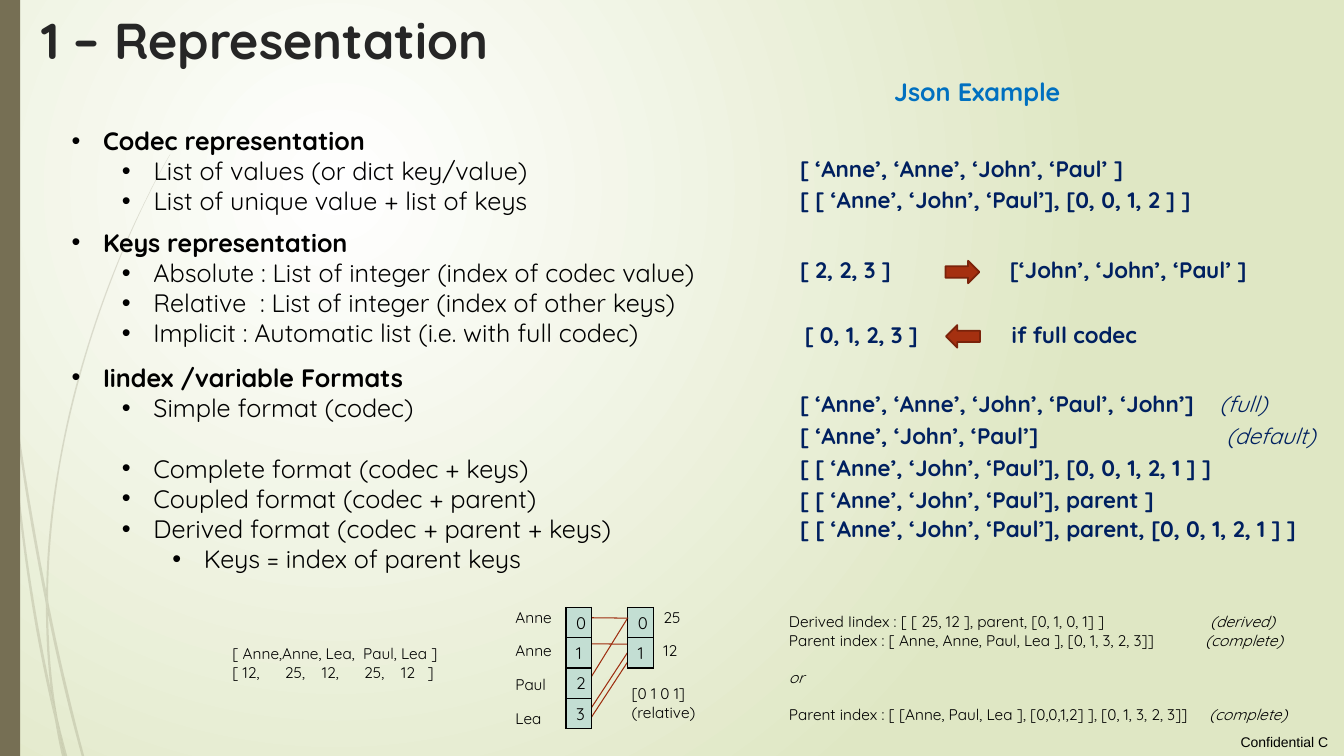
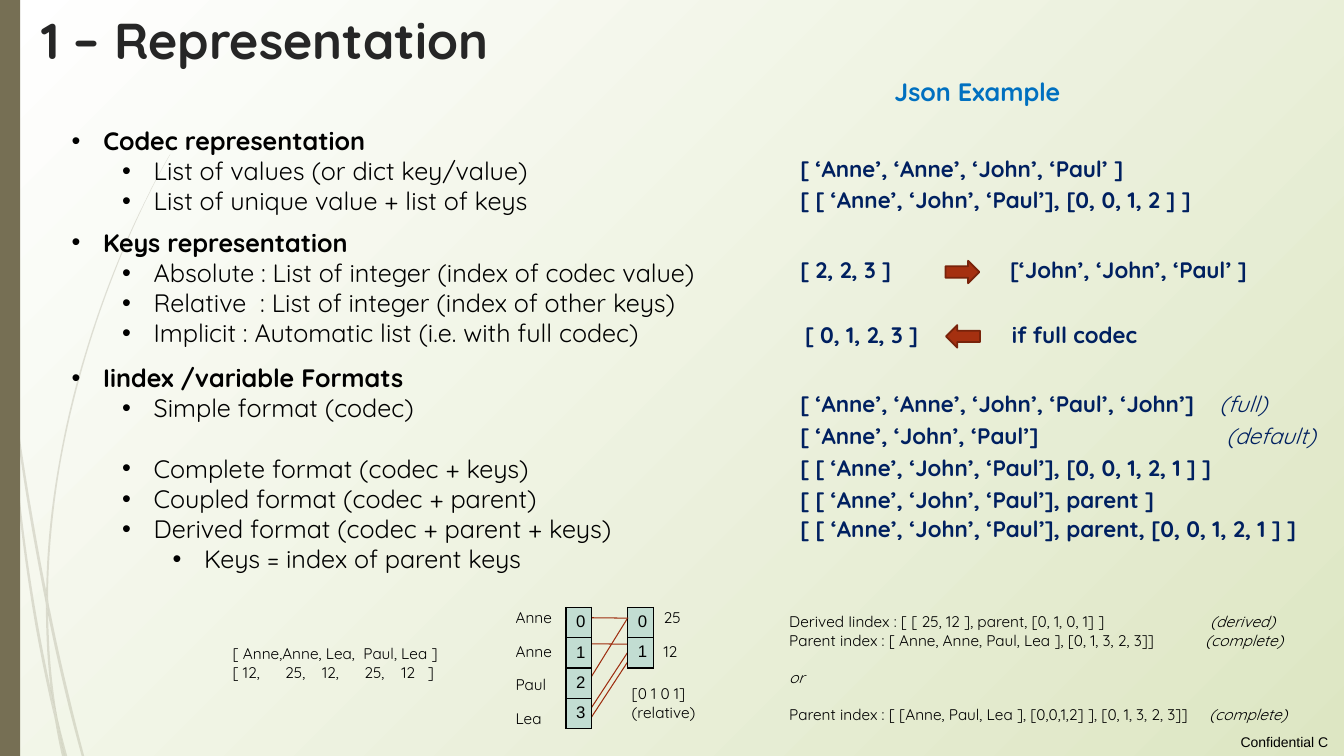
Before and after one commit to loco-philippe/Environmental-Sensing, a slide deck: slide 19 of documentation/ilist_technical.pptx (slide 18 before the commit). Drawn at 1344x756 pixels with LibreOffice and Linux fonts; fonts in the diff are those of the drawing. Boxes give left, top, right and bottom in pixels: in the first picture for what was removed or moved away, otherwise in the second. Text is boxed around its words. In the diff, an @@ line names an element or a change of style, - is before the commit and + after.

```diff
--- a/documentation/ilist_technical.pptx
+++ b/documentation/ilist_technical.pptx
@@ background gradient #FFFFFF to #DFE8C4 to gradient #FFFFFF to #DDE6C3 @@
@@ right arrow at [946, 261, 980, 283]: outline #7A240C 1.25 pt to #78230B 1.25 pt; proportions changed @@
@@ right arrow at [947, 325, 981, 347]: outline #7A240C 1.25 pt to #78230B 1.25 pt; proportions changed @@
@@ table at [567, 608, 593, 756] @@
@@ fill #C3DED3 to #C2DDD2 in 4 cells @@
@@ font Quicksand to Arial @@
@@ line (581, 618) - (628, 618): stroke #9E2E0F 0.75 pt to #9D2D0F 0.75 pt @@
@@ table at [628, 608, 654, 756] @@
@@ fill #C3DED3 to #C2DDD2 in 2 cells @@
@@ font Quicksand to Arial @@
```
Also in this commit, not shown: 28 other slides changed, 1 slide added, 5 other files.
